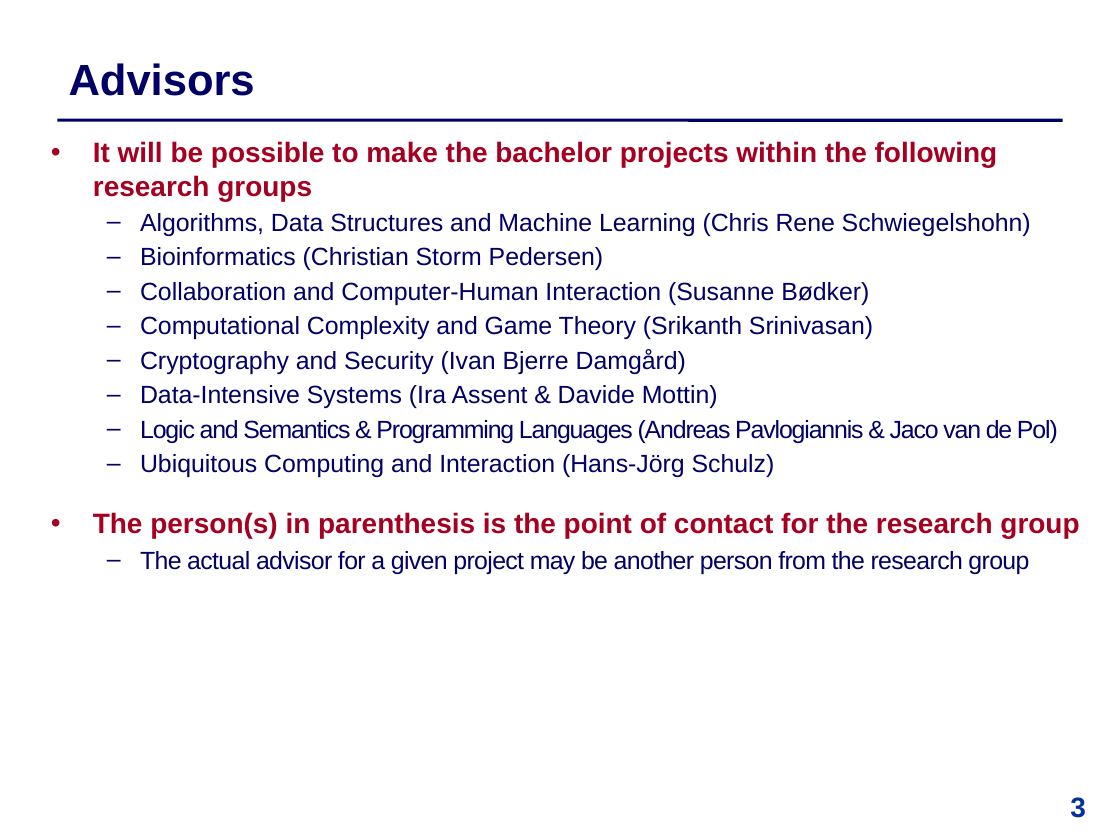
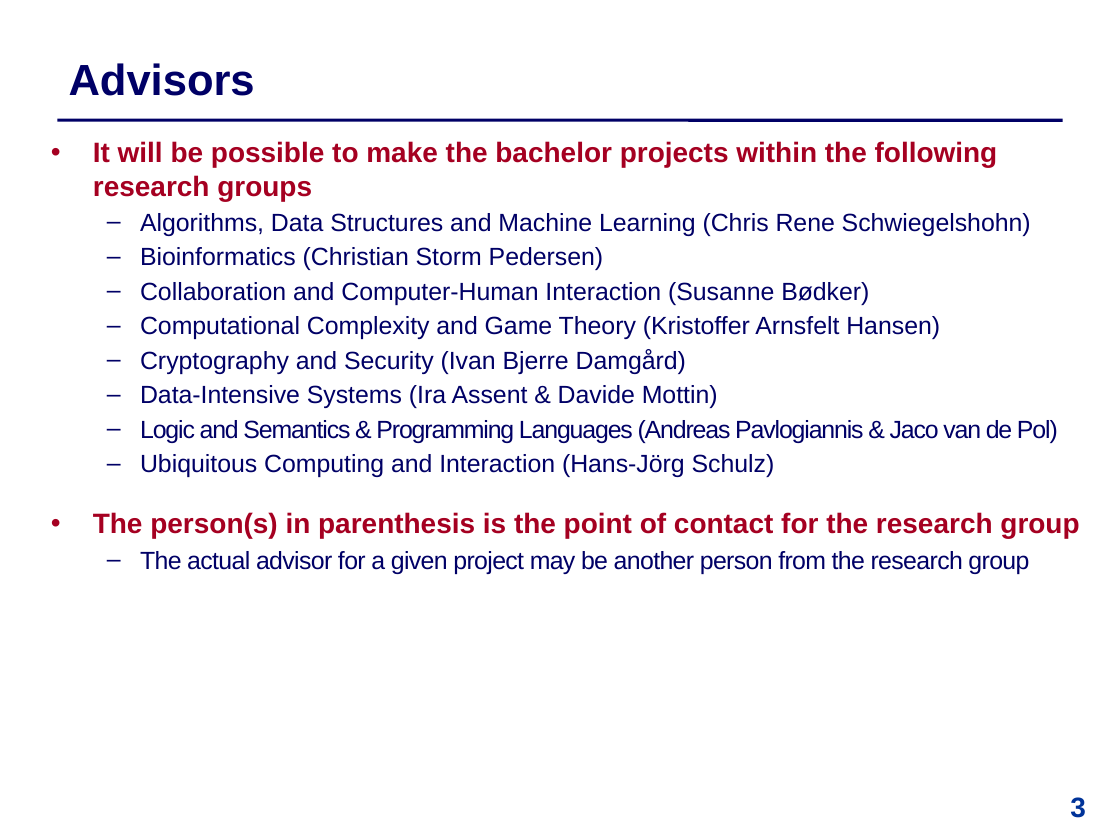
Before and after one commit to IntProgAU/Materiale, a slide deck: slide 3 of web/b24/0 Information Meeting.pptx. Drawn at 1120x840 pixels with LibreOffice and Linux fonts; fonts in the diff are those of the drawing. Boxes give left, top, right and bottom in pixels: in the first picture for what was removed or moved away, otherwise in the second. Text is boxed around its words. In the diff, an @@ line names an element or a change of style, - is before the commit and + after.

```diff
--- a/web/b24/0 Information Meeting.pptx
+++ b/web/b24/0 Information Meeting.pptx
@@ text at <box>140,316,940,339</box>: text changed @@
-  – Computational Complexity and Game Theory (Srikanth Srinivasan)
+  – Computational Complexity and Game Theory (Kristoffer Arnsfelt Hansen)
```
Also in this commit, not shown: 6 other slides changed, 3 other files.
